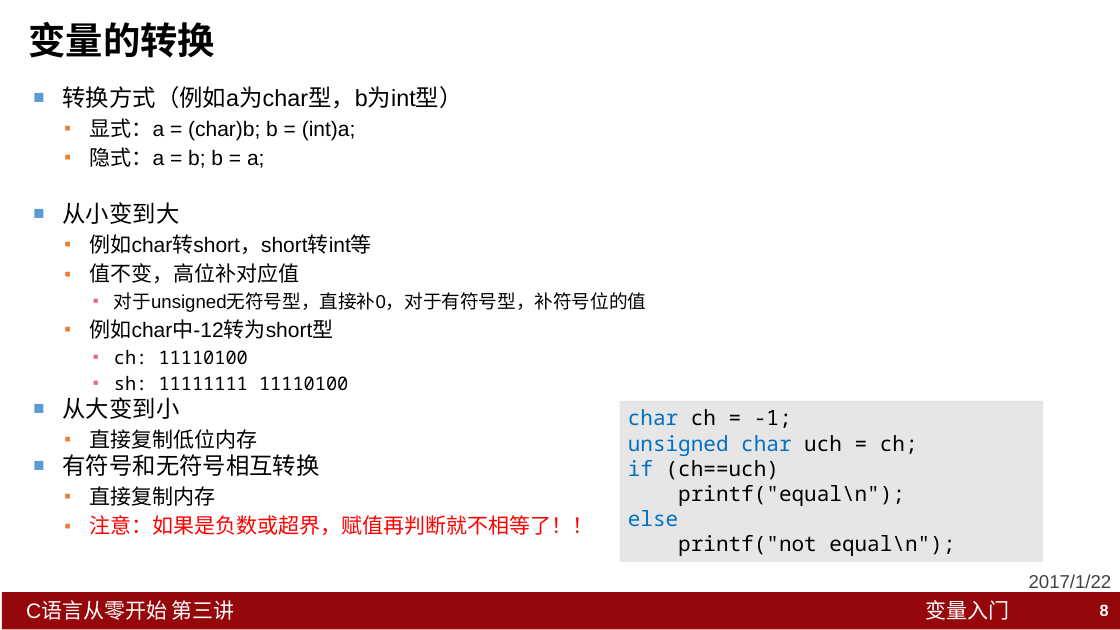
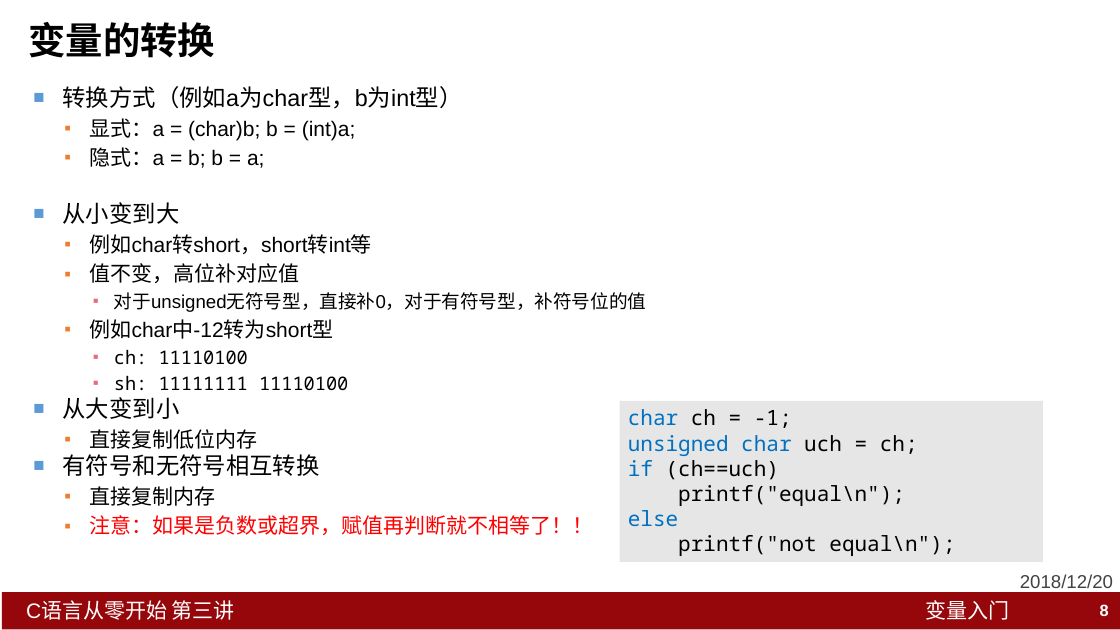
Before and after one commit to YufengYU/C_Programming_Course, a slide deck: slide 8 of Lesson3_Variable/C语言从零开始_第三讲_变量.pptx. Drawn at 1120x630 pixels with LibreOffice and Linux fonts; fonts in the diff are those of the drawing. Boxes give left, top, right and bottom in pixels: in the first picture for what was removed or moved away, otherwise in the second. Text is boxed around its words. In the diff, an @@ line names an element or a change of style, - is before the commit and + after.

```diff
--- a/Lesson3_Variable/C语言从零开始_第三讲_变量.pptx
+++ b/Lesson3_Variable/C语言从零开始_第三讲_变量.pptx
@@ text at bbox=[1020, 574, 1113, 593]: text changed @@
-2017/1/22
+2018/12/20
```
Also in this commit, not shown: 14 other slides changed, 2 other files.
